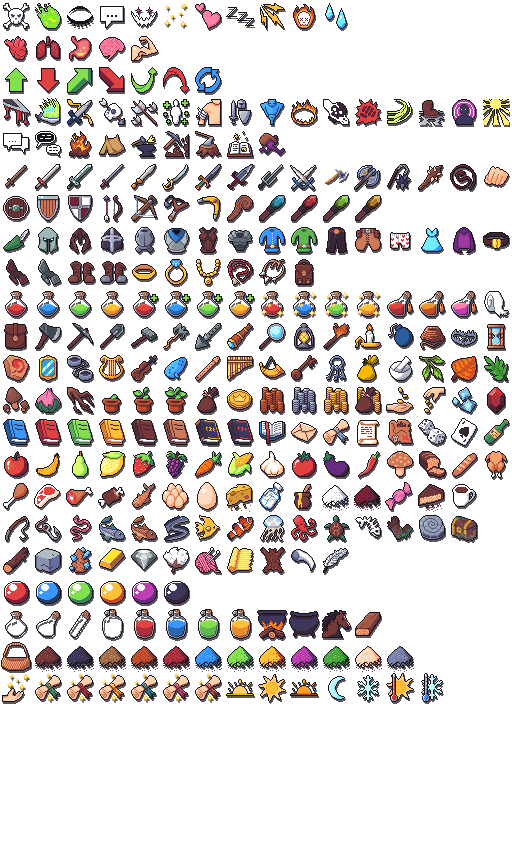
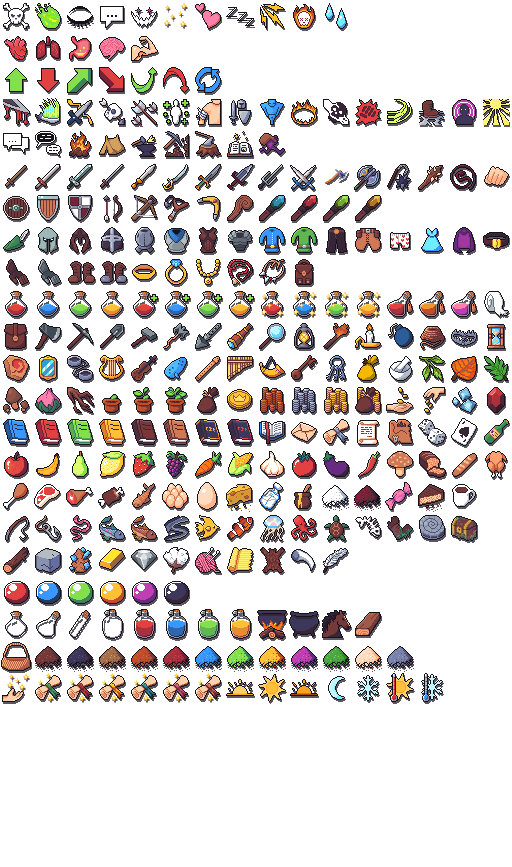
Layer changes from the first (512, 867) image to the second:
removed group "sword1 #1" (2 layers) over [198, 168, 219, 187]
removed layer "sword1 shadow" from group "sword1 #1" over [198, 168, 219, 187]
removed layer "sword" from group "sword1 #1" over [198, 168, 219, 187]
painted on "item_icons_1.png" over [198, 168, 409, 441]
